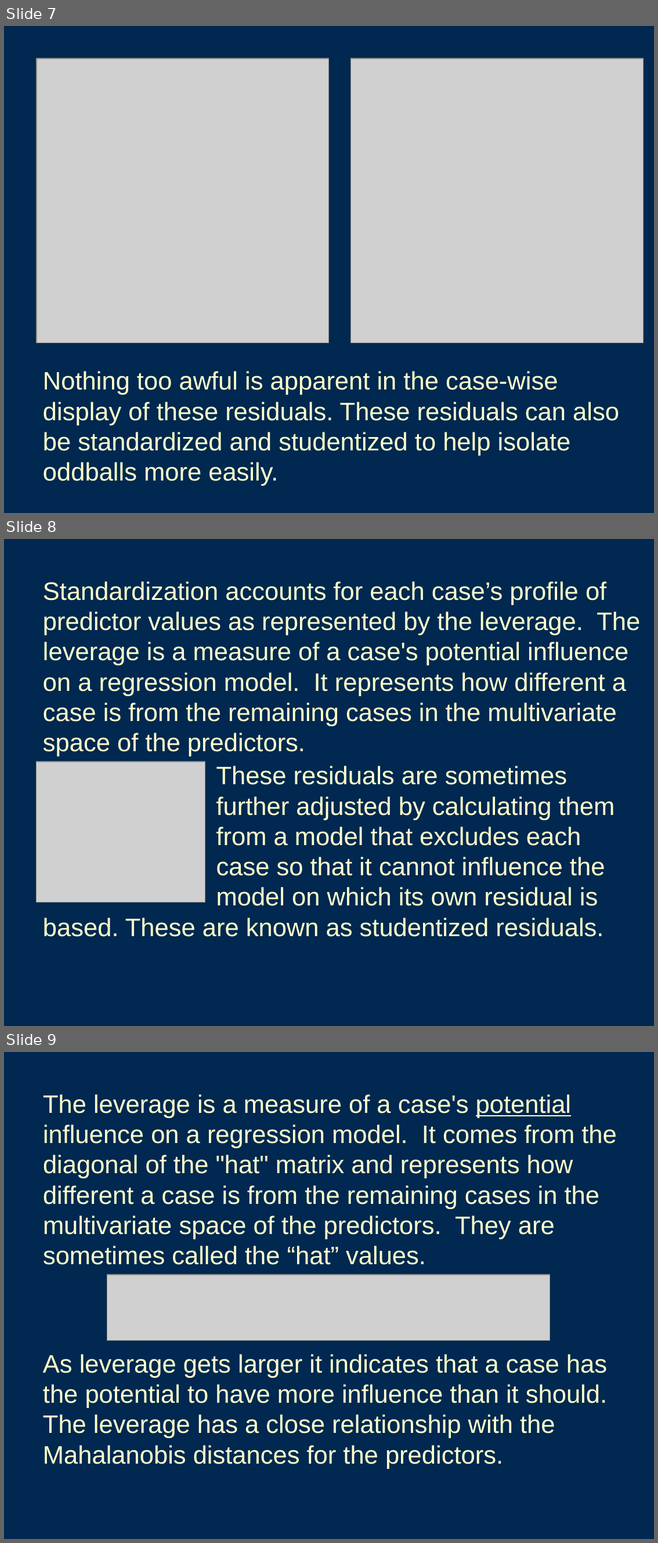
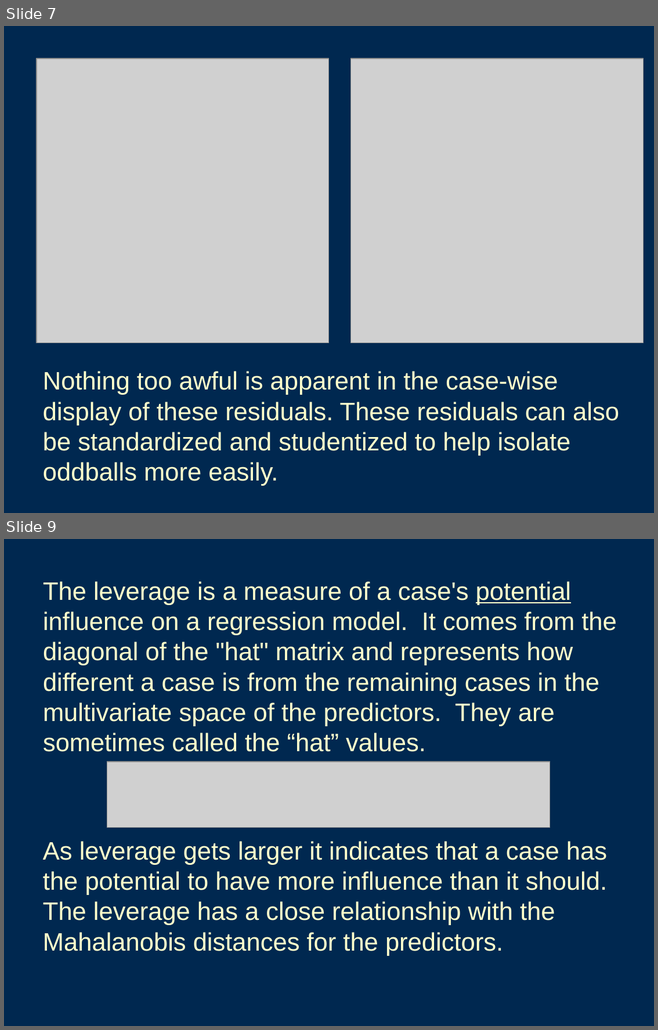
Before and after one commit to emoriebeck/homeworks, a slide deck: multivariate/Class Materials/23 Logistic Regression II/Logistic_Regression_II(2).ppt. Shown one above the other, each under a label of ours: slides 7, 8 and 9 before the commit, slides 7 and 9 after it; the slides between them are not shown. The pictures are 658x1543 and 658x1030 pixels, drawn with LibreOffice and Linux fonts; fonts in the diff are those of the drawing; grey boxes stand for pictures. Boxes give left, top, right and bottom in pixels: in the first picture for what was removed or moved away, otherwise in the second. Text is boxed around its words. In the diff, an @@ line names an element or a change of style, - is before the commit and + after.

```diff
--- a/multivariate/Class Materials/23 Logistic Regression II/Logistic_Regression_II(2).ppt
+++ b/multivariate/Class Materials/23 Logistic Regression II/Logistic_Regression_II(2).ppt
@@ slide 8 removed at box(4, 539, 654, 1026), background #002850 @@
@@ text removed at box(43, 581, 640, 756) @@
-Standardization accounts for each case’s profile of predictor values as represented by the leverage. The leverage is a measure of a case's potential influence on a regression model. It represents how different a case is from the remaining cases in the multivariate space of the predictors.
@@ picture removed at box(36, 762, 205, 903) @@
@@ text removed at box(216, 766, 615, 906) @@
-These residuals are sometimes further adjusted by calculating them from a model that excludes each case so that it cannot influence the model on which its own residual is
@@ text removed at box(43, 918, 603, 937) @@
-based. These are known as studentized residuals.
```
Also in this commit, not shown: 1 slide changed, 3 slides added, 2 other slides removed, 10 other files.
